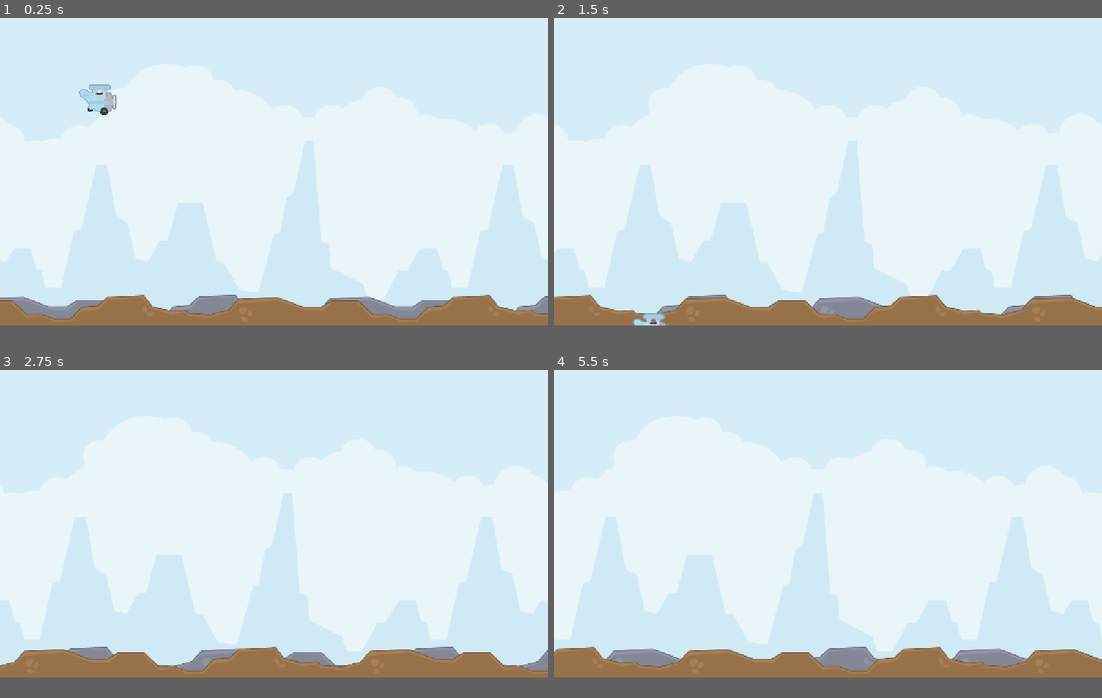
Above: before the commit, frames 1-4 (two rows, left to right).
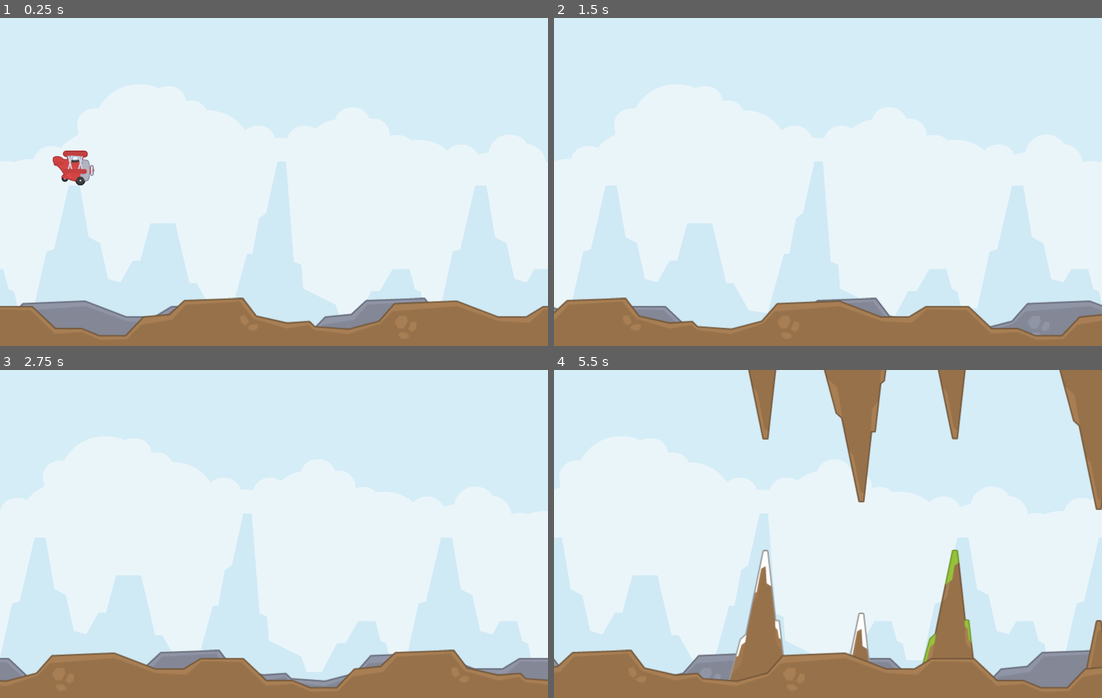
Above: after the commit, the same moments.

Repository: Saphrant/20-games_01-FlappyBird
Game: Godot game, scene res://Scenes/main.tscn
The game is run twice, just before and just after one commit, with the same random seed, the same clock (stepped at 60 frames per second) and the same inputs.
Inputs:
- Up to frame 1 (0.25 s): no input
- Up to frame 2 (1.5 s): tap Space (Tap) at 0.6, 1.35 s
- Up to frame 3 (2.75 s): tap Space (Tap) at 2.1 s
- Up to frame 4 (5.5 s): tap Space (Tap) every 0.75 s from 2.85 to 5.1 s
In our replay, the window is 800x450 before the commit and 800x480 after it. These sizes can differ from the game's own. Grey fills any space a smaller window leaves; there, only what the larger window draws over its background counts as a difference.

The runs differ from the first frame. In frame 1, 19% of the frame differs, in the area x 0-100%, y 20-97%; in frame 2, 20%; in frame 3, 21%; in frame 4, 28%, in the area x 0-100%, y 0-97%.

Commit message:
Restart + Basic Gameplay

Diff:
--- a/Scenes/background.tscn
+++ b/Scenes/background.tscn
@@ -1,7 +1,7 @@
 [gd_scene load_steps=5 format=3 uid="uid://bairsqbp31pdo"]
 
 [ext_resource type="Texture2D" uid="uid://bmiromuprxlea" path="res://Assets/PNG/background.png" id="1_4aqey"]
-[ext_resource type="Script" uid="uid://cj6iotigxbd3g" path="res://Scenes/background.gd" id="1_xgxeb"]
+[ext_resource type="Script" uid="uid://cj6iotigxbd3g" path="res://Scripts/background.gd" id="1_xgxeb"]
 [ext_resource type="Texture2D" uid="uid://d4dyvw1nt6f6o" path="res://Assets/PNG/groundRock.png" id="2_xgxeb"]
 [ext_resource type="Texture2D" uid="uid://dvysajgjslfps" path="res://Assets/PNG/groundDirt.png" id="3_ltlj5"]
 
@@ -23,12 +23,11 @@
 
 [node name="BackgroundClouds" type="Parallax2D" parent="."]
 scroll_scale = Vector2(0.1, 0.1)
-repeat_size = Vector2(1280, 0)
+repeat_size = Vector2(800, 0)
 repeat_times = 3
 
 [node name="Background" type="Sprite2D" parent="BackgroundClouds"]
-position = Vector2(640, 336)
-scale = Vector2(1.6, 1.6)
+position = Vector2(400, 240)
 texture = ExtResource("1_4aqey")
 
 [node name="GroundRocks" type="Parallax2D" parent="."]
@@ -37,14 +36,21 @@
 repeat_times = 3
 
 [node name="GroundRock" type="Sprite2D" parent="GroundRocks"]
-position = Vector2(726, 684)
+position = Vector2(300, 445)
 texture = ExtResource("2_xgxeb")
 
 [node name="GroundDirt" type="Parallax2D" parent="."]
+z_index = 5
 scroll_scale = Vector2(0.7, 1)
 repeat_size = Vector2(808, 0)
 repeat_times = 3
 
-[node name="GroundDirt" type="Sprite2D" parent="GroundDirt"]
-position = Vector2(403, 685)
+[node name="Area2D" type="Area2D" parent="GroundDirt"]
+collision_layer = 4
+
+[node name="GroundDirt" type="Sprite2D" parent="GroundDirt/Area2D"]
+position = Vector2(50, 445)
 texture = ExtResource("3_ltlj5")
+
+[node name="CollisionPolygon2D" type="CollisionPolygon2D" parent="GroundDirt/Area2D"]
+polygon = PackedVector2Array(-281, 454, -215, 442, -192, 416, -101, 415, -49, 436, -3, 439, 25, 420, 85, 422, 113, 455, 159, 454, 181, 466, 216, 466, 244, 438, 281, 433, 305, 413, 393, 410, 414, 436, 457, 447, 490, 444, 528, 455, 531, 481, -279, 481)
--- a/Scenes/main.tscn
+++ b/Scenes/main.tscn
@@ -1,14 +1,48 @@
-[gd_scene load_steps=4 format=3 uid="uid://crl80q0wx6im"]
+[gd_scene load_steps=5 format=3 uid="uid://crl80q0wx6im"]
 
+[ext_resource type="Script" uid="uid://b0f7pqub3c8gy" path="res://Scripts/main.gd" id="1_8gbba"]
 [ext_resource type="PackedScene" uid="uid://bairsqbp31pdo" path="res://Scenes/background.tscn" id="1_bo1nx"]
 [ext_resource type="PackedScene" uid="uid://b0p75f4xcmrpv" path="res://Scenes/player.tscn" id="2_8gbba"]
 
-[sub_resource type="PhysicsMaterial" id="PhysicsMaterial_bo1nx"]
+[sub_resource type="Curve2D" id="Curve2D_jjvhh"]
+_data = {
+"points": PackedVector2Array(0, 0, 0, 0, 837, 318, 0, 0, 0, 0, 837, 150)
+}
+point_count = 2
 
 [node name="Main" type="Node2D"]
+script = ExtResource("1_8gbba")
 
 [node name="Background" parent="." instance=ExtResource("1_bo1nx")]
 
 [node name="Player" parent="." instance=ExtResource("2_8gbba")]
-position = Vector2(0, 163)
-physics_material_override = SubResource("PhysicsMaterial_bo1nx")
+position = Vector2(91, 163)
+gravity_scale = 2.0
+tap_force = 300
+
+[node name="ObstaclePath" type="Path2D" parent="."]
+curve = SubResource("Curve2D_jjvhh")
+
+[node name="ObstacleSpawnLocation" type="PathFollow2D" parent="ObstaclePath"]
+position = Vector2(837, 318)
+rotation = -1.5707964
+
+[node name="ObstacleParent" type="Node2D" parent="."]
+
+[node name="Camera2D" type="Camera2D" parent="."]
+position = Vector2(383.645, 0)
+limit_top = 0
+limit_bottom = 480
+limit_smoothed = true
+
+[node name="Timers" type="Node" parent="."]
+
+[node name="SpawnTimer" type="Timer" parent="Timers"]
+wait_time = 0.7
+
+[node name="StartTimer" type="Timer" parent="Timers"]
+wait_time = 2.0
+one_shot = true
+
+[connection signal="timeout" from="Timers/SpawnTimer" to="." method="_on_spawn_timer_timeout"]
+[connection signal="timeout" from="Timers/StartTimer" to="." method="_on_start_timer_timeout"]
--- /dev/null
+++ b/Scenes/obstacle.tscn
@@ -0,0 +1,46 @@
+[gd_scene load_steps=5 format=3 uid="uid://bu47xxsef0a5k"]
+
+[ext_resource type="Texture2D" uid="uid://ct7uskv4bgjlw" path="res://Assets/PNG/rockDown.png" id="1_2p81s"]
+[ext_resource type="Script" uid="uid://cmp7tvka0uhm0" path="res://Scripts/obstacles.gd" id="1_rvx1i"]
+[ext_resource type="Texture2D" uid="uid://doxxeo226wj8" path="res://Assets/PNG/rock.png" id="3_rvx1i"]
+
+[sub_resource type="RectangleShape2D" id="RectangleShape2D_a6yce"]
+size = Vector2(5, 180)
+
+[node name="Obstacle" type="Node2D"]
+script = ExtResource("1_rvx1i")
+
+[node name="Top" type="Area2D" parent="."]
+collision_layer = 2
+
+[node name="RockDown" type="Sprite2D" parent="Top"]
+position = Vector2(0, -200)
+texture = ExtResource("1_2p81s")
+
+[node name="CollisionPolygon2D" type="CollisionPolygon2D" parent="Top"]
+position = Vector2(4.6666665, -240.33333)
+polygon = PackedVector2Array(7.3333335, 159.33333, -57.666668, -79.66667, 50.333332, -79.66667)
+
+[node name="Bottom" type="Area2D" parent="."]
+position = Vector2(0, 200)
+collision_layer = 2
+
+[node name="RockUp" type="Sprite2D" parent="Bottom"]
+texture = ExtResource("3_rvx1i")
+
+[node name="CollisionPolygon2D" type="CollisionPolygon2D" parent="Bottom"]
+position = Vector2(3, 38.666668)
+polygon = PackedVector2Array(-58, 76.33333, 50, 79.33333, 8, -155.66667)
+
+[node name="Score" type="Area2D" parent="." groups=["score"]]
+collision_layer = 8
+
+[node name="CollisionShape2D" type="CollisionShape2D" parent="Score"]
+position = Vector2(15, 0)
+shape = SubResource("RectangleShape2D_a6yce")
+
+[node name="VisibleOnScreenNotifier2D" type="VisibleOnScreenNotifier2D" parent="."]
+rect = Rect2(-10, -10, 104, 20)
+
+[connection signal="body_entered" from="Score" to="." method="_on_score_body_entered"]
+[connection signal="screen_exited" from="VisibleOnScreenNotifier2D" to="." method="_on_visible_on_screen_notifier_2d_screen_exited"]
--- a/Scenes/player.gd
+++ /dev/null
@@ -1,21 +0,0 @@
-extends RigidBody2D
-
-@export var fall_acceleration := 75
-@export var tap_force := 500
-
-var target_velocity
-
-
-# Called when the node enters the scene tree for the first time.
-func _ready() -> void:
-	pass # Replace with function body.
-
-
-# Called every frame. 'delta' is the elapsed time since the previous frame.
-func _physics_process(delta: float) -> void:
-	if Input.is_action_just_pressed("Tap"):
-		apply_central_impulse(Vector2(0,-tap_force))
-		print(linear_velocity)
-
-	if 	linear_velocity < Vector2(0,-500):
-		linear_velocity += Vector2(0,100)
--- a/Scenes/player.tscn
+++ b/Scenes/player.tscn
@@ -1,24 +1,25 @@
-[gd_scene load_steps=7 format=3 uid="uid://b0p75f4xcmrpv"]
+[gd_scene load_steps=9 format=3 uid="uid://b0p75f4xcmrpv"]
 
-[ext_resource type="Texture2D" uid="uid://dqhtk2b5ljdd6" path="res://Assets/PNG/Planes/planeBlue1.png" id="1_6t5aa"]
-[ext_resource type="Script" uid="uid://nj8p2w6ngvca" path="res://Scenes/player.gd" id="1_vgqql"]
-[ext_resource type="Texture2D" uid="uid://cy3lrmx5iukkb" path="res://Assets/PNG/Planes/planeBlue2.png" id="2_vgqql"]
-[ext_resource type="Texture2D" uid="uid://p5jw2gwsnvvb" path="res://Assets/PNG/Planes/planeBlue3.png" id="3_fkybt"]
+[ext_resource type="Script" uid="uid://nj8p2w6ngvca" path="res://Scripts/player.gd" id="1_vgqql"]
+[ext_resource type="Texture2D" uid="uid://bqa7m5i3c6eew" path="res://Assets/PNG/Planes/planeRed1.png" id="2_fkybt"]
+[ext_resource type="Texture2D" uid="uid://bn6tmfwuyqr18" path="res://Assets/PNG/Planes/planeRed2.png" id="3_x3wgy"]
+[ext_resource type="Texture2D" uid="uid://chp166bw5nfdb" path="res://Assets/PNG/Planes/planeRed3.png" id="4_3smsa"]
+[ext_resource type="Texture2D" uid="uid://cl6c8xx3cpbsu" path="res://Assets/PNG/puffLarge.png" id="5_fkybt"]
 
 [sub_resource type="SpriteFrames" id="SpriteFrames_x3wgy"]
 animations = [{
 "frames": [{
 "duration": 1.0,
-"texture": ExtResource("1_6t5aa")
+"texture": ExtResource("2_fkybt")
 }, {
 "duration": 1.0,
-"texture": ExtResource("2_vgqql")
+"texture": ExtResource("3_x3wgy")
 }, {
 "duration": 1.0,
-"texture": ExtResource("3_fkybt")
+"texture": ExtResource("4_3smsa")
 }, {
 "duration": 1.0,
-"texture": ExtResource("2_vgqql")
+"texture": ExtResource("3_x3wgy")
 }],
 "loop": true,
 "name": &"default",
@@ -26,21 +27,41 @@
 }]
 
 [sub_resource type="RectangleShape2D" id="RectangleShape2D_3smsa"]
-size = Vector2(84, 64)
+size = Vector2(58, 50)
 
-[node name="Player" type="RigidBody2D"]
+[sub_resource type="Curve" id="Curve_x3wgy"]
+_data = [Vector2(0.017441869, 0.48314613), 0.0, 1.5460671, 0, 0, Vector2(1, 0.9662922), 0.0, 0.0, 0, 0]
+point_count = 2
+
+[node name="Player" type="RigidBody2D" groups=["player"]]
+collision_mask = 14
 script = ExtResource("1_vgqql")
 
 [node name="AnimatedSprite2D" type="AnimatedSprite2D" parent="."]
-position = Vector2(-411, 0.5)
+scale = Vector2(0.7, 0.7)
 sprite_frames = SubResource("SpriteFrames_x3wgy")
 autoplay = "default"
-frame_progress = 0.2260156
+frame = 2
+frame_progress = 0.8624527
 
 [node name="CollisionShape2D" type="CollisionShape2D" parent="."]
-position = Vector2(-411, 0.5)
 shape = SubResource("RectangleShape2D_3smsa")
 
-[node name="Camera2D" type="Camera2D" parent="."]
-limit_top = 0
-limit_bottom = 720
+[node name="CPUParticles2D" type="CPUParticles2D" parent="."]
+position = Vector2(26, 2)
+emitting = false
+amount = 1
+texture = ExtResource("5_fkybt")
+lifetime = 0.09999999999999999
+one_shot = true
+direction = Vector2(-1, 0)
+spread = 7.89
+gravity = Vector2(0, 0)
+initial_velocity_min = 126.29
+initial_velocity_max = 500.0
+scale_amount_min = 0.1
+scale_amount_curve = SubResource("Curve_x3wgy")
+hue_variation_min = 0.05
+hue_variation_max = 1.0
+
+[connection signal="body_entered" from="." to="." method="_on_body_entered"]
--- /dev/null
+++ b/Scripts/main.gd
@@ -0,0 +1,50 @@
+extends Node2D
+
+@onready var player: RigidBody2D = $Player
+@onready var spawn_timer: Timer = $Timers/SpawnTimer
+@onready var obstacle_parent: Node2D = $ObstacleParent
+
+var obstacle_scene : PackedScene = preload("res://Scenes/obstacle.tscn")
+var score : int = 0
+
+# Called when the node enters the scene tree for the first time.
+func _ready() -> void:
+	new_game()
+
+
+
+# Called every frame. 'delta' is the elapsed time since the previous frame.
+func _process(delta: float) -> void:
+	pass
+
+func _on_obstacle_score_up(amount: int) -> void:
+	score += amount
+	print("New score: ", score)
+	#$HUD/ScoreLabel.text = str(score)
+
+func spawn_obstacle() -> void:
+	var obstacle = obstacle_scene.instantiate()
+	obstacle.score_up.connect(_on_obstacle_score_up)
+	var obstacle_spawn_location = $ObstaclePath/ObstacleSpawnLocation
+	obstacle_spawn_location.progress_ratio = randf()
+	obstacle.position = obstacle_spawn_location.position
+
+	obstacle_parent.add_child(obstacle)
+
+
+func game_over() -> void:
+	spawn_timer.stop()
+
+func new_game() -> void:
+	score = 0
+	$Timers/StartTimer.start()
+
+
+func _on_spawn_timer_timeout() -> void:
+	spawn_obstacle()
+	spawn_timer.wait_time = randf_range(0.5,1.2)
+
+
+
+func _on_start_timer_timeout() -> void:
+	spawn_timer.start()
--- /dev/null
+++ b/Scripts/obstacles.gd
@@ -0,0 +1,25 @@
+extends Node2D
+
+signal score_up(amount)
+
+@onready var rock_up: Sprite2D = $Bottom/RockUp
+@onready var rock_texture:=[
+	preload("res://Assets/PNG/rock.png"),
+	preload("res://Assets/PNG/rockGrass.png"),
+	preload("res://Assets/PNG/rockSnow.png"),
+]
+# Called when the node enters the scene tree for the first time.
+func _ready() -> void:
+	rock_up.texture = rock_texture.pick_random()
+
+# Called every frame. 'delta' is the elapsed time since the previous frame.
+func _process(delta: float) -> void:
+	position.x -= 200 * delta
+
+
+func _on_visible_on_screen_notifier_2d_screen_exited() -> void:
+	queue_free()
+
+func _on_score_body_entered(body: Node2D) -> void:
+	if body.is_in_group("player"):
+		score_up.emit(1)
--- /dev/null
+++ b/Scripts/player.gd
@@ -0,0 +1,29 @@
+extends RigidBody2D
+
+@onready var animated_sprite_2d: AnimatedSprite2D = $AnimatedSprite2D
+@onready var cpu_particles_2d: CPUParticles2D = $CPUParticles2D
+
+@onready var gravity := get_gravity()
+
+@export var tap_force := 500
+
+var tap_vector := Vector2(0,-tap_force)
+
+func _ready() -> void:
+	pass
+
+
+func _physics_process(delta: float) -> void:
+	if Input.is_action_just_pressed("Tap"):
+		linear_velocity.y = 0
+		apply_central_impulse(tap_vector)
+		var tween = get_tree().create_tween()
+		tween.tween_property(animated_sprite_2d, "rotation", -0.5,0.1)
+		tween.tween_property(animated_sprite_2d, "rotation", 0.7,0.5)
+		cpu_particles_2d.emitting = true
+	else:
+		linear_velocity += gravity
+
+
+func _on_body_entered(body: Node) -> void:
+	pass # Replace with function body.
--- a/project.godot
+++ b/project.godot
@@ -18,8 +18,8 @@
 
 [display]
 
-window/size/viewport_width=1280
-window/size/viewport_height=720
+window/size/viewport_width=800
+window/size/viewport_height=480
 window/stretch/mode="canvas_items"
 window/vsync/vsync_mode=0
 
@@ -33,6 +33,13 @@
 ]
 }
 
+[layer_names]
+
+2d_physics/layer_1="player"
+2d_physics/layer_2="obstacle"
+2d_physics/layer_3="ground"
+2d_physics/layer_4="trigger"
+
 [rendering]
 
 renderer/rendering_method="gl_compatibility"
Renamed: Scenes/background.gd -> Scripts/background.gd
Renamed: Scenes/background.gd.uid -> Scripts/background.gd.uid
Not shown, added: Scripts/main.gd.uid
Not shown, added: Scripts/obstacles.gd.uid
Renamed: Scenes/player.gd.uid -> Scripts/player.gd.uid
